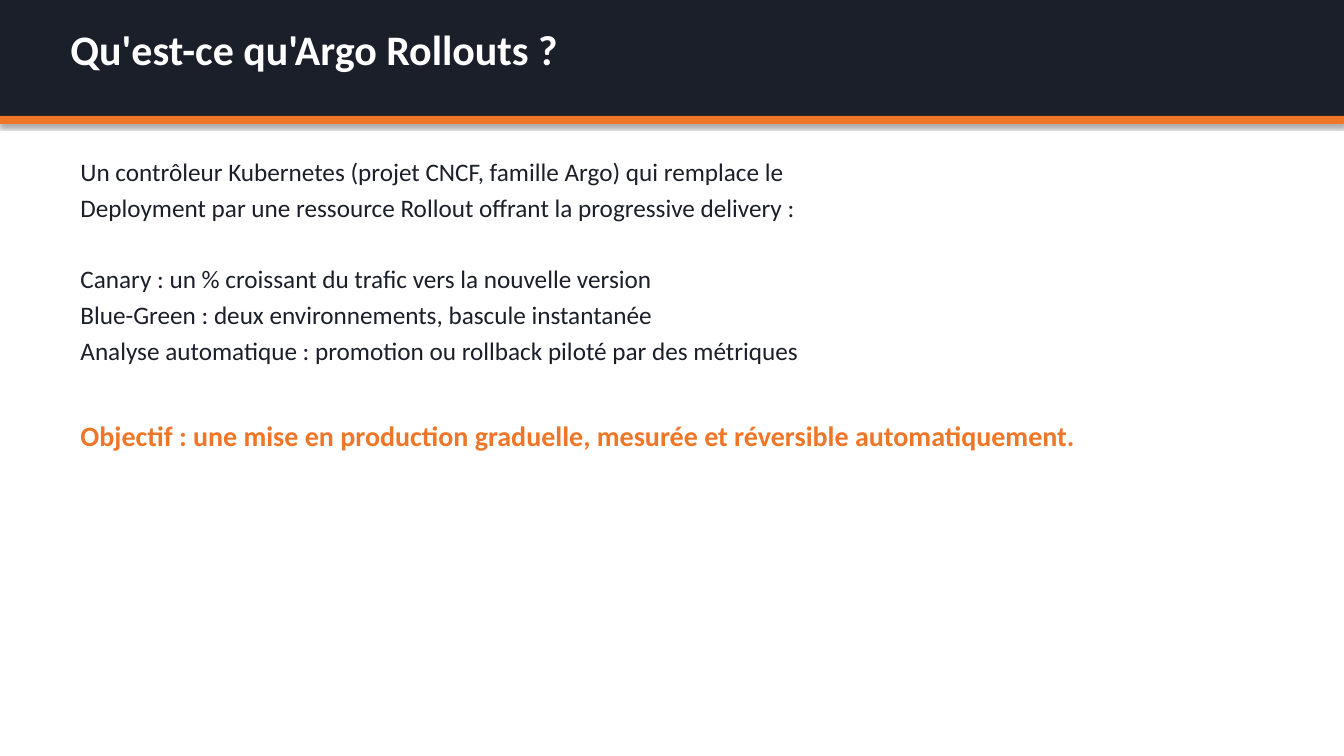
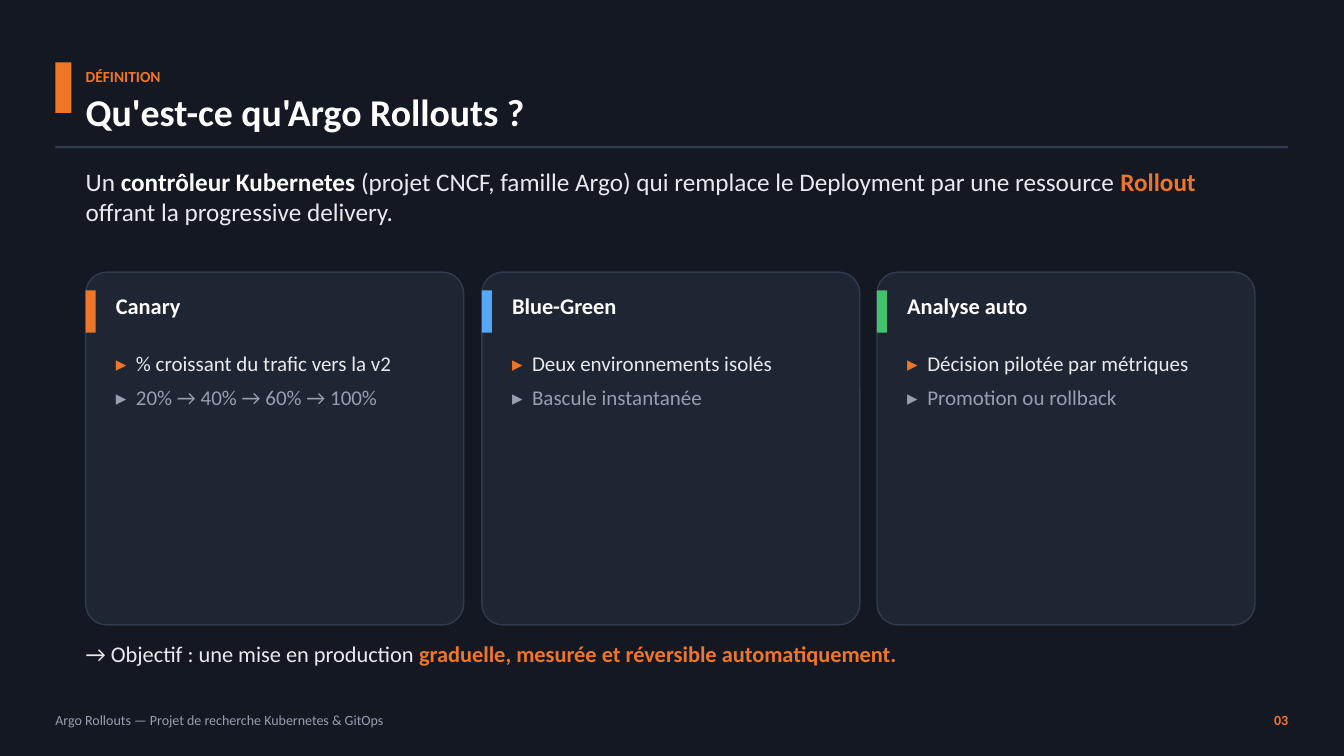
Before and after one commit to Louis-JB/argo-rollouts-demo, a slide deck: slide 4 of slides/argo-rollouts.pptx. Drawn at 1344x756 pixels with LibreOffice and Linux fonts; fonts in the diff are those of the drawing. Boxes give left, top, right and bottom in pixels: in the first picture for what was removed or moved away, otherwise in the second. Text is boxed around its words. In the diff, an @@ line names an element or a change of style, - is before the commit and + after.

Commit message:
Refonte du PowerPoint : thème sombre élégant + capture réelle de l'UI
- Nouveau design (cartes, colonnes, code boxes, pieds de page, page de titre)
- 13 slides conformes (10-15) couvrant les 4 parties
- Capture navigateur réelle de l'UI rollouts-demo (Chromium headless)
- Images terminal colorisées des démos canary/rollback

```diff
--- a/slides/argo-rollouts.pptx
+++ b/slides/argo-rollouts.pptx
@@ background #FFFFFF to #141823 @@
@@ rectangle removed at [0,0,1344,116] @@
@@ text "DÉFINITION": place and size @@
-text "DÉFINITION" at [70,35,528,72]
+text "DÉFINITION" at [86,69,498,133]
@@ text "DÉFINITION" at [86,69,498,133]: vertical alignment top to middle @@
@@ rectangle added at [55,63,72,113], fill #EF7627 @@
@@ text at [86,69,161,82]: paragraph added @@
+DÉFINITION
@@ text at [86,99,498,133]: size 30 to 27 pt in "Qu'est-ce qu'Argo Rollouts ?"; more space between paragraphs @@
@@ rectangle: place and size @@
-rectangle at [0,116,1344,124]
+rectangle at [55,146,1289,148]
@@ rectangle at [55,146,1289,148]: fill #EF7627 to #323C4F; shadow off @@
@@ text at [86,173,1195,226]: text changed; text colour #1B1F2A to #E8EAED @@
-Un contrôleur Kubernetes (projet CNCF, famille Argo) qui remplace le
-Deployment par une ressource Rollout offrant la progressive delivery :
-Canary : un % croissant du trafic vers la nouvelle version
-Blue-Green : deux environnements, bascule instantanée
-Analyse automatique : promotion ou rollback piloté par des métriques
-Objectif : une mise en production graduelle, mesurée et réversible automatiquement.
+Un contrôleur Kubernetes (projet CNCF, famille Argo) qui remplace le Deployment par une ressource Rollout offrant la progressive delivery.
@@ rounded rectangle added at [86,272,464,625], fill #1E2533, outline #323C4F 1 pt @@
@@ rectangle added at [86,290,96,333], fill #EF7627 @@
@@ text added at [116,299,180,318], 16 pt, text #FFFFFF, bold @@
+Canary
@@ rounded rectangle added at [482,272,860,625], fill #1E2533, outline #323C4F 1 pt @@
@@ rectangle added at [482,290,492,333], fill #55A8F5 @@
@@ text added at [512,298,616,314], 16 pt, text #FFFFFF, bold @@
+Blue-Green
@@ rounded rectangle added at [877,272,1255,625], fill #1E2533, outline #323C4F 1 pt @@
@@ rectangle added at [877,290,887,333], fill #3FC46B @@
@@ text added at [907,298,1028,318], 16 pt, text #FFFFFF, bold @@
+Analyse auto
@@ text added at [136,356,391,405], 15 pt, text #E8EAED @@
+▸ % croissant du trafic vers la v2
+▸ 20% → 40% → 60% → 100%
@@ text added at [532,356,772,405], 15 pt, text #E8EAED @@
+▸ Deux environnements isolés
+▸ Bascule instantanée
@@ text added at [927,356,1188,405], 15 pt, text #E8EAED @@
+▸ Décision pilotée par métriques
+▸ Promotion ou rollback
@@ text added at [111,646,897,666], 16 pt, text #EF7627, bold @@
+→ Objectif : une mise en production graduelle, mesurée et réversible automatiquement.
@@ text added at [55,715,384,728], 10 pt, text #979FB0 @@
+Argo Rollouts — Projet de recherche Kubernetes & GitOps
@@ text added at [1274,716,1288,725], 10 pt, text #EF7627, bold @@
+03
```
Also in this commit, not shown: 11 other slides changed, 1 slide added, 3 slides removed, 3 other files.
